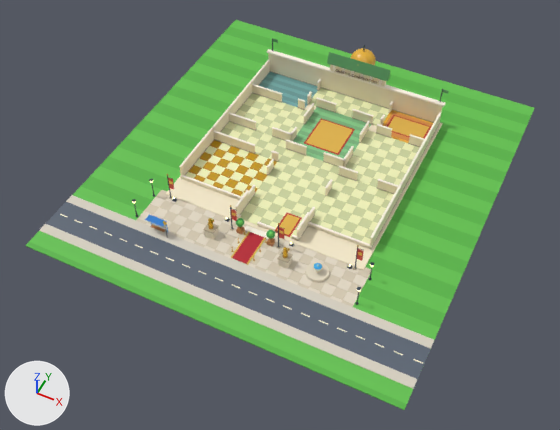
Before and after pictures for a commit that changed the glTF model art3d/venues/celestial_conservatory/shell.glb.
Both versions are drawn from a camera (50 mm lens) standing at (31.1, -59.7, 52.2) and looking at (9.8, -17.0, -1.1). Arrows for +X, +Y and +Z are at lower left; the lights stay in place. The first picture is the older version. Vertices at exactly the same position are counted once.

Names of what the first picture shows: 'building', 'crown', 'dome', 'grand_2', 'grand_3', 'grand_4', 'grounds'.
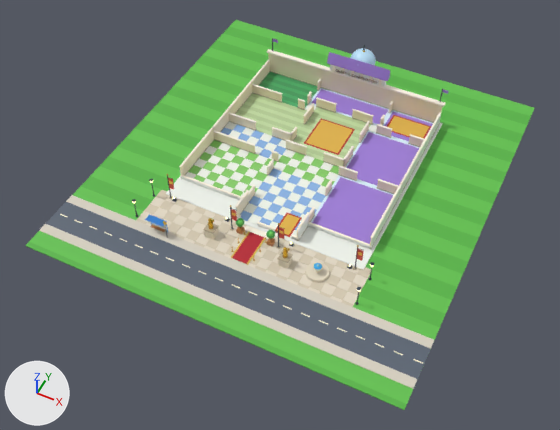
The change, as a list of edits to the scene's bpy script:
```text
Change mat_dome:
    mat_dome.base_color: (0.815, 0.456, 0.0437) -> (0.521, 0.791, 1.0)  # orange #e9b43b -> blue #bfe6ff
Add mat_toy_9f7ed8_30:
    mat_toy_9f7ed8_30 = principled_material('toy_9F7ED8_30')
    mat_toy_9f7ed8_30.base_color = (0.347, 0.209, 0.687)  # purple #9f7ed8
    mat_toy_9f7ed8_30.roughness = 0.3
Add mat_toy_f2f6ee_50:
    mat_toy_f2f6ee_50 = principled_material('toy_F2F6EE_50')
    mat_toy_f2f6ee_50.base_color = (0.888, 0.922, 0.855)  # white #f2f6ee
Add mat_toy_9f7ed8_80:
    mat_toy_9f7ed8_80 = principled_material('toy_9F7ED8_80')
    mat_toy_9f7ed8_80.base_color = (0.347, 0.209, 0.687)  # purple #9f7ed8
    mat_toy_9f7ed8_80.roughness = 0.8
Add mat_toy_4fae6a_30:
    mat_toy_4fae6a_30 = principled_material('toy_4FAE6A_30')
    mat_toy_4fae6a_30.base_color = (0.0782, 0.423, 0.144)  # green #4fae6a
    mat_toy_4fae6a_30.roughness = 0.3
Add mat_toy_f4faf0_25:
    mat_toy_f4faf0_25 = principled_material('toy_F4FAF0_25')
    mat_toy_f4faf0_25.base_color = (0.905, 0.956, 0.871)  # white #f4faf0
    mat_toy_f4faf0_25.roughness = 0.25
Add mat_toy_f2f6ee_45:
    mat_toy_f2f6ee_45 = principled_material('toy_F2F6EE_45')
    mat_toy_f2f6ee_45.base_color = (0.888, 0.922, 0.855)  # white #f2f6ee
    mat_toy_f2f6ee_45.roughness = 0.45
Add mat_toy_8bd06a_25:
    mat_toy_8bd06a_25 = principled_material('toy_8BD06A_25')
    mat_toy_8bd06a_25.base_color = (0.258, 0.631, 0.144)  # green #8bd06a
    mat_toy_8bd06a_25.roughness = 0.25
Add mat_toy_479d5f_30:
    mat_toy_479d5f_30 = principled_material('toy_479D5F_30')
    mat_toy_479d5f_30.base_color = (0.063, 0.337, 0.114)  # green #479d5f
    mat_toy_479d5f_30.roughness = 0.3
Change me_cube_156:
    remove me_cube_156.from_pydata(...)  # 16253 vertices, 34971 faces; spans x -0.4..19.4, y -21.0..0.4, z -0.1..2.6
    add me_cube_156.from_pydata(...)  # 14075 vertices, 29191 faces; spans x -0.4..19.4, y -21.0..0.4, z -0.1..2.6
    me_cube_156 part 1: a new loose piece, a box spanning x 6.25..13.75, y -2.75..-0.25, z 0.13..0.18, in mat_toy_9f7ed8_80 (purple #9f7ed8)
    me_cube_156 part 2: a new loose piece, a box spanning x 13.25..18.75, y -10.75..-4.25, z 0.13..0.18, in mat_toy_9f7ed8_80 (purple #9f7ed8)
    me_cube_156 part 3: a new loose piece, a box spanning x 13.25..18.75, y -17.75..-11.25, z 0.13..0.18, in mat_toy_9f7ed8_80 (purple #9f7ed8)
    me_cube_156 part 4: 8 vertices moved within x 0.0..19.0, y -18.0..-4.0, z 0.2; 2302 vertices removed from x 1.0..19.0, y -18.0..0.0, z 0.1..0.2; 100 vertices added at x 0.0..7.0, y -9.0..-4.5, z 0.1..0.2
    me_cube_156 part 5: 1504 faces spanning x -0.4..19.4, y -20.4..0.4, z -0.1..2.6 switch from mat_toy_f7ebcc_50 (beige #f7ebcc) to mat_toy_f2f6ee_50 (white #f2f6ee)
    me_cube_156 part 6: 176 faces spanning x 0.0..6.0, y -3.5..0.0, z 0.1..0.2 switch from mat_toy_6a9c9a_30 (cyan #6a9c9a) to mat_toy_479d5f_30 (green #479d5f)
    me_cube_156 part 7: 176 faces spanning x 0.0..6.0, y -4.0..-0.5, z 0.1..0.2 switch from mat_toy_75acaa_30 (cyan #75acaa) to mat_toy_4fae6a_30 (green #4fae6a)
    me_cube_156 part 8: 752 faces spanning x 0.0..13.0, y -20.0..-12.0, z 0.1..0.2 switch from mat_toy_f5f7bf_25 (beige #f5f7bf) to mat_toy_f4faf0_25 (white #f4faf0)
    me_cube_156 part 9: 12 faces spanning x 14.2..18.8, y -3.8..-0.2, z 0.1..0.2 switch from mat_toy_d99149_80 (orange #d99149) to mat_toy_9f7ed8_80 (purple #9f7ed8)
    me_cube_156 part 10: 780 faces spanning x 0.0..7.0, y -18.0..-12.0, z 0.1..0.2 switch from mat_toy_c6971e_25 (yellow #c6971e) to mat_toy_8bd06a_25 (green #8bd06a)
    me_cube_156 part 11: 913 faces spanning x -0.1..19.1, y -20.1..-17.9, z 0.2..0.5 switch from mat_toy_f7ebcc_45 (beige #f7ebcc) to mat_toy_f2f6ee_45 (white #f2f6ee)
    remove me_cube_156.materials.append(mat_toy_d0d7a1_25)  # yellow #d0d7a1
    remove me_cube_156.materials.append(mat_toy_edb024_70)  # orange #edb024
    remove me_cube_156.materials.append(mat_toy_7bb67e_30)  # green #7bb67e
    remove me_cube_156.materials.append(mat_toy_88ca8c_30)  # green #88ca8c
    add me_cube_156.materials.append(mat_toy_dff4ff_70)  # pale blue #dff4ff
    add me_cube_156.materials.append(mat_toy_b8d098_30)  # green #b8d098
    add me_cube_156.materials.append(mat_toy_c8e0a8_30)  # green #c8e0a8
    add me_cube_156.materials.append(mat_toy_8fb8e8_25)  # blue #8fb8e8
Change me_cube_571:
    where me_cube_571.from_pydata(...)  # 4018 vertices, 7912 faces; spans x -0.2..19.3, y -0.4..2.5, z 2.6..6.0
    me_cube_571 part 12: 472 faces spanning x 7.0..13.0, y -0.1..2.5, z 2.8..4.1 switch from mat_toy_f7ebcc_50 (beige #f7ebcc) to mat_toy_f2f6ee_50 (white #f2f6ee)
    me_cube_571 part 13: 140 faces spanning x 6.7..13.3, y -0.3..0.5, z 3.7..4.8 switch from mat_toy_5a9b64_30 (green #5a9b64) to mat_toy_9f7ed8_30 (purple #9f7ed8)
    remove me_cube_571.materials.append(mat_toy_5a9b64_40)  # green #5a9b64
    add me_cube_571.materials.append(mat_toy_9f7ed8_40)  # purple #9f7ed8
```

Changed parts and their boxes [x1, y1, x2, y2] in the pictures (560 x 430 px):
'dome', recoloured (orange to blue): [350, 48, 376, 65] in both
part 1 of me_cube_156, added (purple): after [312, 89, 388, 124]
part 2 of me_cube_156, added (purple): after [347, 132, 419, 186]
part 3 of me_cube_156, added (purple): after [312, 177, 393, 244]
part 4 of me_cube_156, reshaped: before [225, 88, 433, 244]; after [236, 93, 361, 157]
part 5 of me_cube_156, recoloured: [166, 104, 442, 270] in both
part 6 of me_cube_156, recoloured (cyan to green): [260, 72, 317, 106] in both
part 7 of me_cube_156, recoloured (cyan to green): [259, 74, 318, 107] in both
part 8 of me_cube_156, recoloured (beige to white): [185, 146, 262, 194] in both
part 9 of me_cube_156, recoloured (orange to purple): [384, 112, 433, 141] in both
part 10 of me_cube_156, recoloured (yellow to green): [188, 140, 277, 196] in both
part 11 of me_cube_156, recoloured: [181, 176, 371, 248] in both
part 12 of me_cube_571, recoloured: [330, 64, 386, 87] in both
part 13 of me_cube_571, recoloured (green to purple): [327, 52, 390, 81] in both
